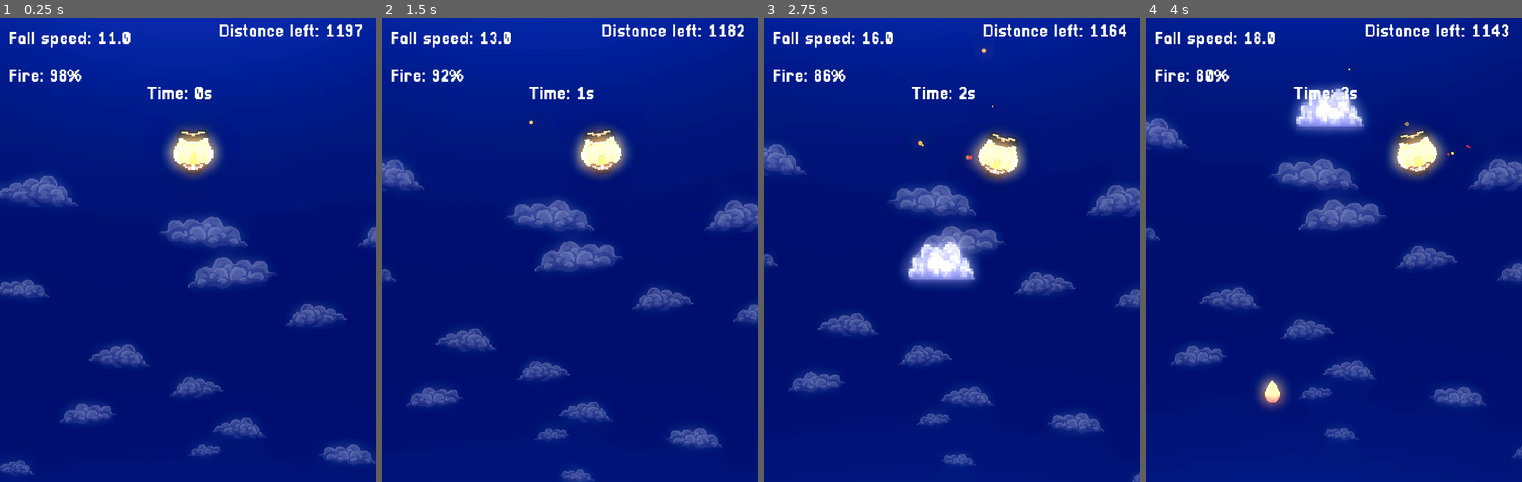
Above: before the commit, frames 1-4 (left to right).
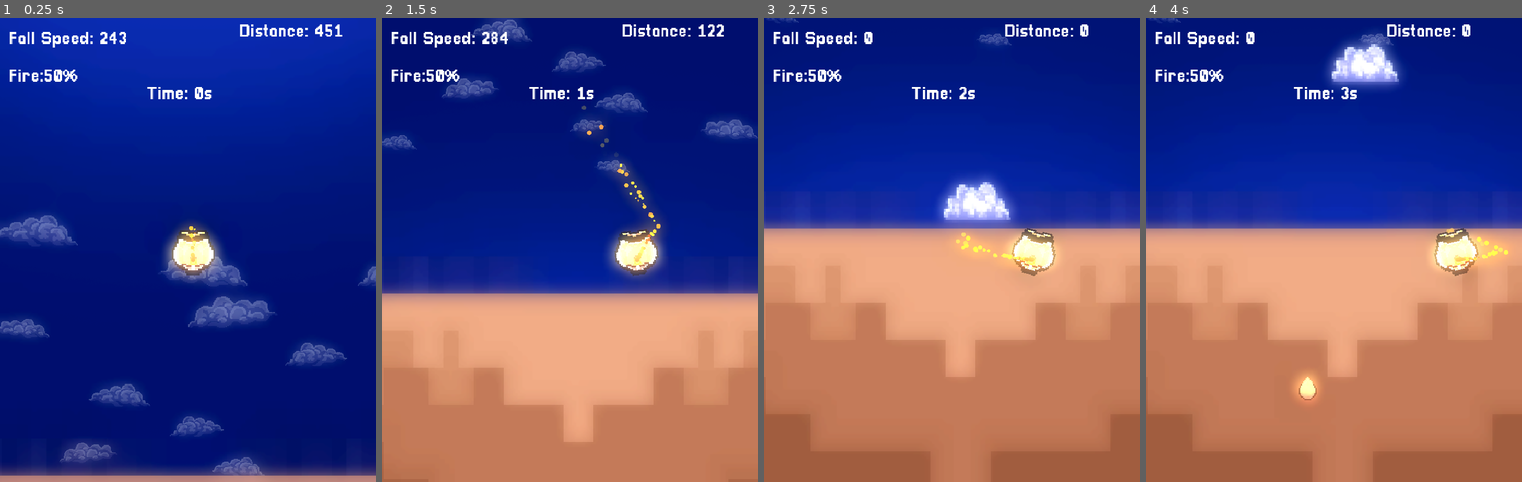
Above: after the commit, the same moments.

Repository: rayen011/sky-lantern-descent
Game: Godot game, scene res://scenes/game.tscn
Two runs of this game, one before a commit and one after it. Both use one fixed random seed, a clock stepped at 60 frames per second and the inputs below.
Inputs:
- Up to frame 1 (0.25 s): no input
- Up to frame 2 (1.5 s): hold D (right) 0.53-1.28 s; hold A (left) from 1.28 s (still down)
- Up to frame 3 (2.75 s): release A (left) at 2.03 s; hold D (right) from 2.03 s (still down)
- Up to frame 4 (4 s): release D (right) at 3.53 s; hold A (left) from 3.53 s (still down)

The runs differ from the first frame. In frame 1, 16% of the frame differs, in the area x 0-100%, y 1-100%; in frame 2, 69%; in frame 3, 81%; in frame 4, 82%, in the area x 0-100%, y 0-100%.

Commit message:
3rd update

Diff:
--- a/project.godot
+++ b/project.godot
@@ -49,6 +49,7 @@
 2d_physics/layer_1="lantern"
 2d_physics/layer_2="power"
 2d_physics/layer_3="obs"
+2d_physics/layer_4="ground"
 
 [physics]
 
--- a/scenes/game.tscn
+++ b/scenes/game.tscn
@@ -1,12 +1,15 @@
-[gd_scene load_steps=9 format=3 uid="uid://der68l8au4xla"]
+[gd_scene load_steps=13 format=3 uid="uid://der68l8au4xla"]
 
 [ext_resource type="Script" uid="uid://diit4o6xuqfo1" path="res://scripts/game.gd" id="1_u5sy4"]
 [ext_resource type="Script" uid="uid://cp62iwy5118ai" path="res://scripts/parallax_background.gd" id="2_lnu2h"]
 [ext_resource type="PackedScene" uid="uid://dph7v51bpmtei" path="res://scenes/lantern.tscn" id="2_yqjtg"]
 [ext_resource type="Texture2D" uid="uid://dkj7yqonvbngr" path="res://assets/sprites/background2.png" id="3_lnu2h"]
 [ext_resource type="PackedScene" uid="uid://cp0xwmtyd04ng" path="res://scenes/interfaces/game_interface.tscn" id="4_lbhrr"]
+[ext_resource type="Script" uid="uid://cdgipw8eusr0t" path="res://scripts/camera_2d.gd" id="5_0tnpc"]
 [ext_resource type="PackedScene" uid="uid://edxkd1o1kncd" path="res://scenes/fire_power.tscn" id="5_iywne"]
 [ext_resource type="PackedScene" uid="uid://cwl5jjhpnny52" path="res://scenes/items/cloud.tscn" id="6_p57ef"]
+[ext_resource type="Texture2D" uid="uid://bjmkykr8yuwih" path="res://assets/sprites/ground.png" id="8_gee14"]
+[ext_resource type="Script" uid="uid://d3hk8da2opxkh" path="res://scripts/ground.gd" id="9_vtaks"]
 
 [sub_resource type="Environment" id="Environment_lnu2h"]
 background_mode = 3
@@ -19,6 +22,9 @@
 glow_hdr_scale = 2.23
 glow_hdr_luminance_cap = 35.44
 
+[sub_resource type="RectangleShape2D" id="RectangleShape2D_vtaks"]
+size = Vector2(36, 10)
+
 [node name="Game" type="Node2D"]
 script = ExtResource("1_u5sy4")
 obstacle_scene = ExtResource("6_p57ef")
@@ -26,13 +32,16 @@
 
 [node name="lantern" parent="." instance=ExtResource("2_yqjtg")]
 position = Vector2(355, 239)
+collision_mask = 14
 motion_mode = 1
 
-[node name="Camera2D" type="Camera2D" parent="lantern"]
-position = Vector2(-3, 60.6667)
+[node name="Camera2D" type="Camera2D" parent="."]
+position = Vector2(346, 421)
+scale = Vector2(3, 3)
 limit_left = -64
 limit_right = 750
 limit_smoothed = true
+script = ExtResource("5_0tnpc")
 
 [node name="ParallaxBackground" type="ParallaxBackground" parent="."]
 scroll_offset = Vector2(1, 0)
@@ -43,7 +52,7 @@
 motion_mirroring = Vector2(851.1, 1250)
 
 [node name="Sprite2D" type="Sprite2D" parent="ParallaxBackground/ParallaxLayer"]
-position = Vector2(42, 306)
+position = Vector2(42, 312)
 scale = Vector2(0.427, 0.44)
 texture = ExtResource("3_lnu2h")
 
@@ -53,3 +62,19 @@
 [node name="CanvasLayer" type="CanvasLayer" parent="."]
 
 [node name="game_interface" parent="CanvasLayer" instance=ExtResource("4_lbhrr")]
+
+[node name="ground" type="Area2D" parent="."]
+position = Vector2(361, 748.74)
+scale = Vector2(27.12, 14.93)
+script = ExtResource("9_vtaks")
+
+[node name="Sprite2D" type="Sprite2D" parent="ground"]
+modulate = Color(0.391819, 0.391819, 0.391819, 1)
+position = Vector2(0, 8.606)
+scale = Vector2(1, 4.50387)
+texture = ExtResource("8_gee14")
+
+[node name="CollisionShape2D" type="CollisionShape2D" parent="ground"]
+position = Vector2(0, 0.999996)
+shape = SubResource("RectangleShape2D_vtaks")
+debug_color = Color(0, 0.6, 0.701961, 0.184314)
--- a/scenes/lantern.tscn
+++ b/scenes/lantern.tscn
@@ -30,9 +30,8 @@
 
 [node name="CPUParticles2D" type="CPUParticles2D" parent="."]
 position = Vector2(0, 6)
-amount = 10
+amount = 50
 texture = ExtResource("3_jdg25")
-lifetime = 5.0
 lifetime_randomness = 1.0
 direction = Vector2(0, -1)
 spread = 79.05
--- /dev/null
+++ b/scripts/camera_2d.gd
@@ -0,0 +1,11 @@
+extends Camera2D
+
+@export var stop_y: float = 950  # slightly above ground_y
+
+func _process(delta):
+	var lantern = get_tree().get_first_node_in_group("Lantern")
+	if lantern:
+		if lantern.global_position.y < stop_y:
+			global_position.y = lantern.global_position.y
+		else:
+			global_position.y = stop_y
--- a/scripts/fire_power.gd
+++ b/scripts/fire_power.gd
@@ -1,6 +1,9 @@
 extends Area2D
 
+func _process(delta: float) -> void:
+	position.y -= 30 *delta
 
 func _on_body_entered(body: Node2D) -> void:
 	if body is Lantern:
-		body.fire_power += 50
+
+		queue_free()
--- a/scripts/game.gd
+++ b/scripts/game.gd
@@ -13,6 +13,7 @@
 	randomize()
 
 func _process(delta):
+
 	if not lantern:
 		return
 
--- a/scripts/game_interface.gd
+++ b/scripts/game_interface.gd
@@ -1,23 +1,13 @@
 extends Control
 
-var lantern: Lantern
+var lantern
 
-func _ready() -> void:
+func _ready():
 	lantern = get_tree().get_first_node_in_group("Lantern")
 
-func _process(delta: float) -> void:
+func _process(delta):
 	if not lantern:
 		return
-
-	# --- Time ---
+	$dist_label.text = "Distance: " + str(int(lantern.current_distance))
+	$fall_speed_label.text = "Fall Speed: " + str(int(lantern.velocity.y))
 	$time_label.text = "Time: " + str(int(lantern.time_passed)) + "s"
-
-	# --- Distance left ---
-	$dist_label.text = "Distance left: " + str(int(lantern.current_distance))
-
-	# --- Fall speed ---
-	$fall_speed_label.text = "Fall speed: " + str(round(lantern.velocity.y))
-
-	# --- Fire power ---
-	var fire_percent = int((lantern.fire_power / lantern.max_fire) * 100)
-	$fire_label.text = "Fire: " + str(fire_percent) + "%"
--- /dev/null
+++ b/scripts/ground.gd
@@ -0,0 +1,5 @@
+extends Area2D
+class_name Ground
+
+func _ready():
+	pass
--- a/scripts/lantern.gd
+++ b/scripts/lantern.gd
@@ -1,66 +1,56 @@
 extends CharacterBody2D
 class_name Lantern
 
-const SPEED = 200.0
-@export var screen_margin: float = 32
-@export var max_tilt: float = 15.0
-@export var min_descent: float = 10.0
-@export var max_descent: float = 50.0
+@export var SPEED = 200.0
+@export var max_tilt = 15.0
+@export var bob_amplitude = 15
+@export var bob_speed = 5
 
-@export var fire_power: float = 100.0
-@export var max_fire: float = 100.0
+@export var max_distance: float = 2000.0
+var current_distance: float = max_distance
 
-@export var max_distance: float = 1200.0 # total journey to ground
-var current_distance: float
+@export var ground_y: float = 748.74  # Y position of visual ground
 
 var time_passed: float = 0.0
 var landed: bool = false
 
-func _ready() -> void:
-	current_distance = max_distance
-
-func _physics_process(delta: float) -> void:
-	if landed:
-		return
-
+func _physics_process(delta):
 	time_passed += delta
 
-	# --- Fire drains ---
-	fire_power = max(fire_power - 5 * delta, 0)
-
-	# --- Horizontal movement ---
-	var direction := Input.get_axis("left", "right")
-	if direction:
+	# Horizontal input
+	var direction = Input.get_axis("left", "right")
+	if direction != 0:
 		velocity.x = direction * SPEED
 	else:
 		velocity.x = move_toward(velocity.x, 0, SPEED)
 
-	# --- Vertical descent (based on fire) ---
-	var t = 1.0 - (fire_power / max_fire) # 0 = full fire, 1 = empty fire
-	velocity.y = lerp(min_descent, max_descent, t)
+	if not landed:
+		# Calculate remaining distance based on visual ground
+		var distance_to_ground = ground_y - global_position.y
+		current_distance = clamp(distance_to_ground, 0, max_distance)
 
+		# Vertical speed based on distance left
+		var t = 1.0 - (current_distance / max_distance)
+		velocity.y = lerp(50, 300, t)
+
+	# Move lantern
 	move_and_slide()
 
-	# --- Keep inside horizontal bounds ---
-	var viewport_size = get_viewport_rect().size
-	global_position.x = clamp(global_position.x, screen_margin, viewport_size.x - screen_margin)
+	# Tilt effect
+	rotation_degrees = lerp(rotation_degrees, (velocity.x / SPEED) * max_tilt, 0.1)
 
-	# --- Apply descent to journey distance ---
-	current_distance = max(current_distance - velocity.y * delta, 0)
+	# Bobbing effect only if not landed
+	if not landed:
+		global_position.y += sin(time_passed * bob_speed) * bob_amplitude * delta
 
-	# --- Check if reached ground ---
-	if current_distance <= 0:
-		_on_reach_ground()
+	# Landing check
+	if global_position.y >= ground_y and not landed:
+		global_position.y = ground_y
+		velocity = Vector2.ZERO
+		landed = true
+		current_distance = 0
+		on_landed()
 
-	# --- Tilt ---
-	var tilt = (velocity.x / SPEED) * max_tilt
-	rotation_degrees = lerp(rotation_degrees, tilt, 0.1)
-
-
-func restore_fire(amount: float) -> void:
-	fire_power = clamp(fire_power + amount, 0, max_fire)
-
-func _on_reach_ground() -> void:
-	landed = true
-	velocity = Vector2.ZERO
-	print("Lantern has landed! 🎉") # Replace with end screen/game win
+func on_landed():
+	print("Lantern has landed!")
+	# Add landing effects here
Binary file added: assets/sprites/ground.png
Not shown, added: assets/sprites/ground.png.import
Not shown, added: scripts/camera_2d.gd.uid
Not shown, added: scripts/ground.gd.uid
Not shown, added: assets/sprites/debug.log
